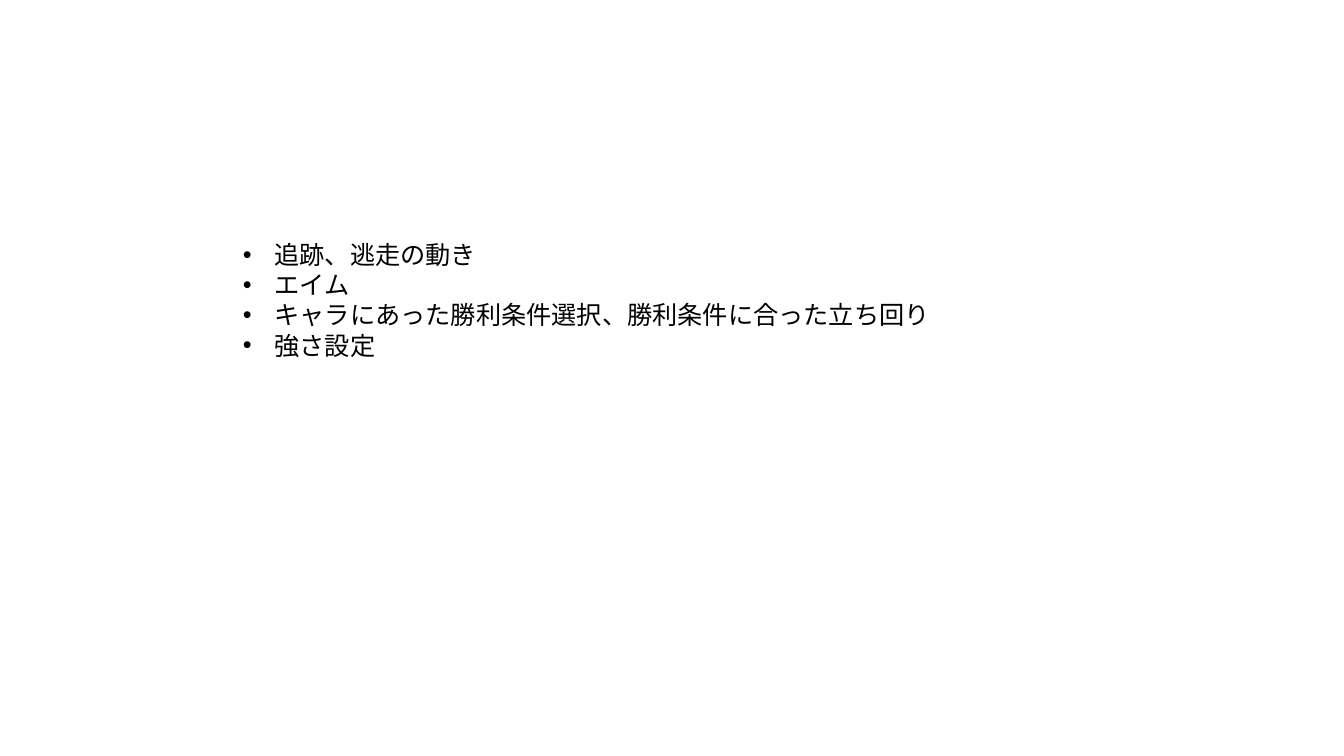
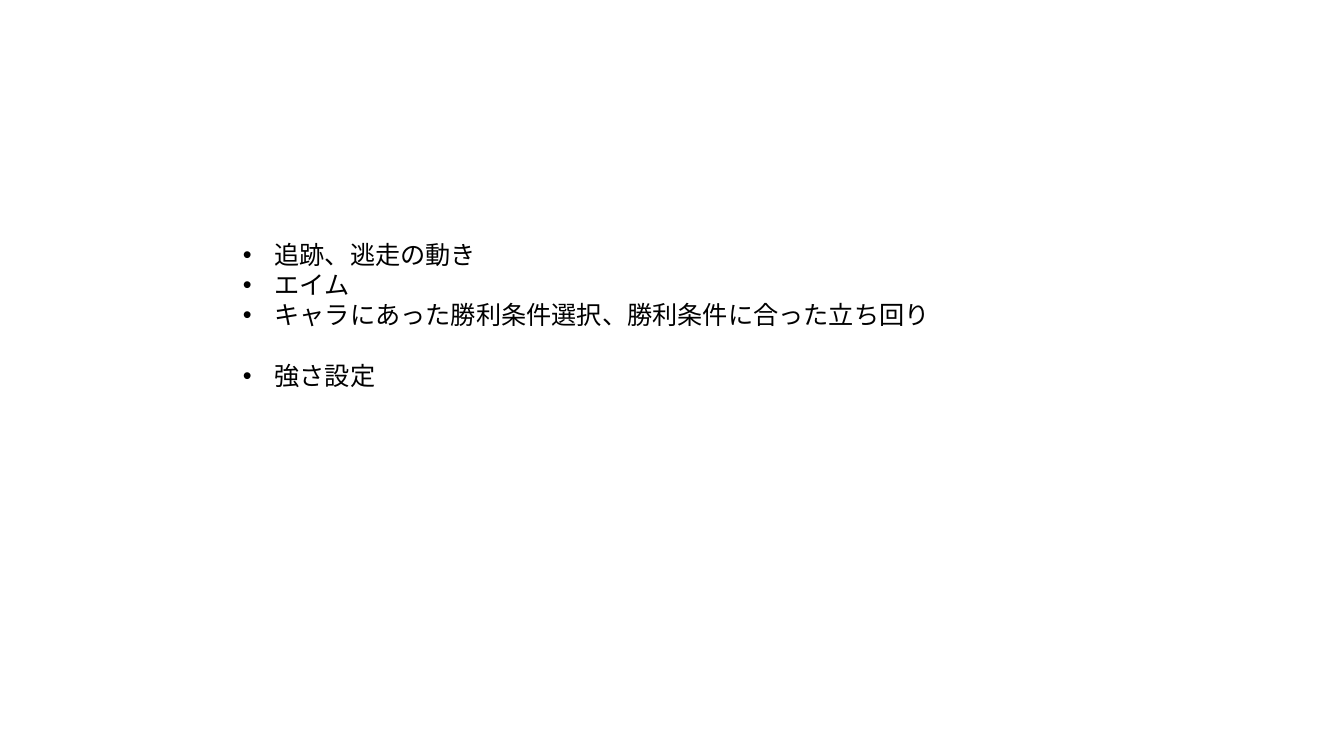
Before and after one commit to soushi1116/Employment, a slide deck: slide 1 of 仕様書/NPC.pptx. Drawn at 1344x756 pixels with LibreOffice and Linux fonts; fonts in the diff are those of the drawing. Boxes give left, top, right and bottom in pixels: in the first picture for what was removed or moved away, otherwise in the second. Text is boxed around its words. In the diff, an @@ line names an element or a change of style, - is before the commit and + after.

```diff
--- a/仕様書/NPC.pptx
+++ b/仕様書/NPC.pptx
@@ text "追跡、逃走の動き" rewrapped from [274,243,929,357] to [274,243,929,387] @@
```
Also in this commit, not shown: 2 other files.
